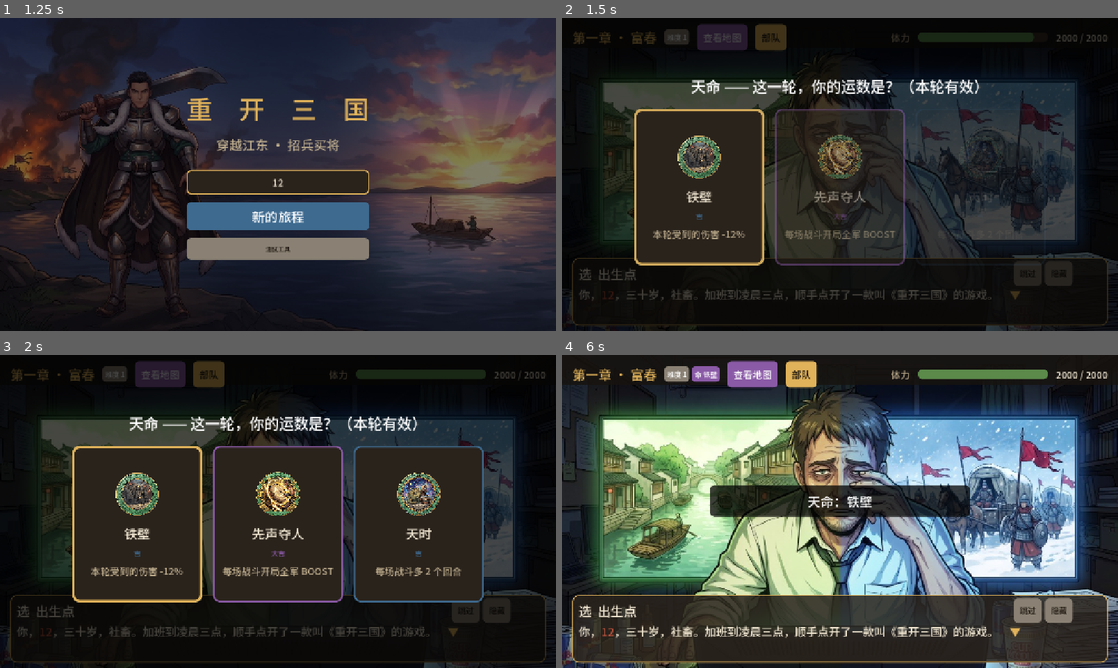
Above: before the commit, frames 1-4 (two rows, left to right).
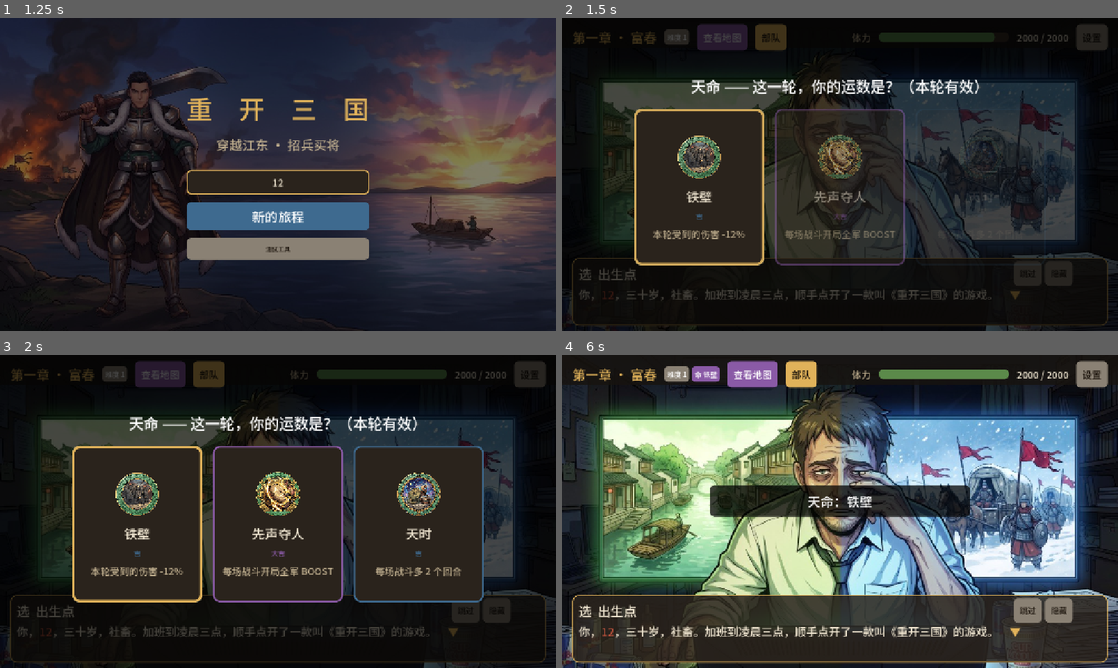
Above: after the commit, the same moments.

Repository: haotianwudev/sanguo-cards
Game: Godot game, scene res://scenes/main.tscn
Two runs of this game, one before a commit and one after it. Both use one fixed random seed, a clock stepped at 60 frames per second and the inputs below.
Inputs (mouse positions are in pixels of both pictures, inside the frame that each line leads up to):
- Up to frame 1 (1.25 s): click (278, 180) at 0.52 s; type "12" at 0.6 s
- Up to frame 2 (1.5 s): click "新的旅程" at 1.25 s
- Up to frame 3 (2 s): no input
- Up to frame 4 (6 s): click (1090, 373) at 2 s, where only the run after the commit has a clickable "设置"; click "查看地图" at 2.75 s; click "部队" at 3.5 s; click "跳过" at 4.25 s; click "隐藏" at 5 s; click (701, 524) at 5.77 s

Frame 1 is identical in both runs. In frame 2, 0.8% of the frame differs, in the area x 52-98%, y 2-11%; in frame 3, 0.7%; in frame 4, 1.0%, in the area x 52-99%, y 1-11%.

Commit message:
游戏内设置菜单：地图/战斗界面右上角「设置」——继续、查看卡牌、选项（全屏、战斗加速）、回到主页
Co-Authored-By: Claude Code <noreply@anthropic.com>
Claude-Session: https://claude.ai/code/session_01KHm8b4T1h3CjcdmfBKpVSV

Diff:
--- a/godot/scripts/game.gd
+++ b/godot/scripts/game.gd
@@ -6,10 +6,40 @@
 var root: Control  # the main scene; screens are its children
 var persist_enabled := true
 var battle_ctx: Dictionary = {}  # set while a quest battle is running
+var options := {"fullscreen": false, "fast": false}  # player options, kept in user://options.cfg (not in the save)
+const OPTIONS_PATH := "user://options.cfg"
 
 
 func _ready() -> void:
 	rng.randomize()
+	var cfg := ConfigFile.new()
+	if persist_enabled and cfg.load(OPTIONS_PATH) == OK:
+		for k in options:
+			options[k] = cfg.get_value("options", k, options[k])
+	if not OS.has_feature("mobile") and options["fullscreen"]:
+		DisplayServer.window_set_mode(DisplayServer.WINDOW_MODE_FULLSCREEN)
+
+
+func set_option(key: String, value: Variant) -> void:
+	options[key] = value
+	if key == "fullscreen":
+		DisplayServer.window_set_mode(DisplayServer.WINDOW_MODE_FULLSCREEN if value else DisplayServer.WINDOW_MODE_WINDOWED)
+	if persist_enabled:
+		var cfg := ConfigFile.new()
+		for k in options:
+			cfg.set_value("options", k, options[k])
+		cfg.save(OPTIONS_PATH)
+
+
+func battle_speed() -> float:
+	return 1.6 if options["fast"] else 1.0
+
+
+func go_home() -> void:
+	persist()
+	battle_ctx = {}
+	Engine.time_scale = 1.0
+	show_screen(TitleScreen.new())
 
 
 func persist() -> void:
--- a/godot/scripts/main.gd
+++ b/godot/scripts/main.gd
@@ -19,6 +19,13 @@
 			args[kv[0]] = kv[1] if kv.size() > 1 else ""
 	if args.has("demo"):
 		Game.demo(args["demo"])
+		if args.has("settings"):  # --settings[=cards|options|home]: open the pause menu (on that page) for a screenshot
+			await get_tree().process_frame
+			var screen: Node = get_child(get_child_count() - 1)
+			screen._open_settings()
+			var o: SettingsOverlay = screen.get_node("Settings")
+			if args["settings"] != "":
+				o.call("_" + {"cards": "cards", "options": "options", "home": "confirm_home"}[args["settings"]])
 	else:
 		Game.show_screen(TitleScreen.new())
 	if args.has("shot"):
--- a/godot/scripts/ui/battle_screen.gd
+++ b/godot/scripts/ui/battle_screen.gd
@@ -43,6 +43,7 @@
 	else:
 		b = Battle.start(scenario_id, save.party_leaders(), Game.rng.randi(), 0, {}, {}, ambush)
 	_build()
+	Engine.time_scale = Game.battle_speed()
 	_log_lines(["[b]【%s】[/b] %d 回合内击破 %s。" % [b.scenario["name"], b.turn_limit, b.enemy["data"]["name"]]])
 	if b.mods.has("affix"):
 		_log_lines(["[color=red]【词缀·%s】%s[/color]" % [b.mods["affix"]["name"], b.mods["affix"]["desc"]]])
@@ -57,6 +58,19 @@
 
 
 # ---- layout ------------------------------------------------------------------
+
+func _exit_tree() -> void:
+	Engine.time_scale = 1.0
+
+
+func _open_settings() -> void:
+	if get_node_or_null("Settings") != null:
+		return
+	var o := SettingsOverlay.new()
+	o.name = "Settings"
+	o.in_battle = true
+	add_child(o)
+
 
 func _build() -> void:
 	var e: Dictionary = b.enemy["data"]
@@ -266,6 +280,12 @@
 	var retreat := _retreat
 	retreat.pressed.connect(_on_retreat)
 	acts.add_child(retreat)
+	var menu_btn := Kit.button("设置", "gray", Kit.FONT_SMALL)
+	menu_btn.custom_minimum_size = Vector2(84, 40)
+	menu_btn.position = Vector2(1186, 8)
+	menu_btn.z_index = 5
+	menu_btn.pressed.connect(_open_settings)
+	add_child(menu_btn)
 
 
 func _refresh() -> void:
--- a/godot/scripts/ui/map_screen.gd
+++ b/godot/scripts/ui/map_screen.gd
@@ -78,6 +78,9 @@
 	_run_box.add_theme_constant_override("separation", 6)
 	top.add_child(_run_box)
 	top.move_child(_run_box, 1)
+	var menu_btn := Kit.button("设置", "gray")
+	menu_btn.pressed.connect(_open_settings)
+	top.add_child(menu_btn)
 
 	# map
 	_scroll = ScrollContainer.new()
@@ -942,6 +945,14 @@
 	_sheet.add_theme_stylebox_override("panel", Kit.box(bg, 14, 2, Kit.c("gold") if _cg_mode else Kit.c("border"), 14))
 
 
+func _open_settings() -> void:
+	if get_node_or_null("Settings") != null:
+		return
+	var o := SettingsOverlay.new()
+	o.name = "Settings"
+	add_child(o)
+
+
 func _open_party() -> void:
 	if get_node_or_null("Party") != null:
 		return
--- /dev/null
+++ b/godot/scripts/ui/settings_overlay.gd
@@ -0,0 +1,199 @@
+class_name SettingsOverlay
+extends Control
+## 设置: the pause menu on the map and in a battle — resume, browse the cards you have, options, back to the title.
+
+signal closed
+
+var in_battle := false
+var _box: VBoxContainer
+var _page: Control
+
+
+func _ready() -> void:
+	z_index = 70
+	size = Vector2(1280, 720)
+	mouse_filter = Control.MOUSE_FILTER_STOP
+	var dim := ColorRect.new()
+	dim.color = Color(0, 0, 0, 0.72)
+	dim.size = size
+	add_child(dim)
+	_menu()
+
+
+func _unhandled_input(e: InputEvent) -> void:
+	if e.is_action_pressed("ui_cancel"):
+		get_viewport().set_input_as_handled()
+		_close()
+
+
+func _close() -> void:
+	closed.emit()
+	queue_free()
+
+
+func _clear() -> void:
+	if _page != null:
+		_page.queue_free()
+		_page = null
+
+
+func _panel(width: float) -> VBoxContainer:
+	_clear()
+	var center := CenterContainer.new()
+	center.size = size
+	var panel := PanelContainer.new()
+	panel.add_theme_stylebox_override("panel", Kit.box(Kit.c("panel"), 16, 2, Kit.c("border"), 22))
+	center.add_child(panel)
+	var col := VBoxContainer.new()
+	col.add_theme_constant_override("separation", 14)
+	col.custom_minimum_size = Vector2(width, 0)
+	panel.add_child(col)
+	add_child(center)
+	_page = center
+	return col
+
+
+func _title(col: VBoxContainer, text: String) -> void:
+	var t := Kit.label(text, Kit.FONT_BIG, "gold")
+	t.horizontal_alignment = HORIZONTAL_ALIGNMENT_CENTER
+	col.add_child(t)
+
+
+func _menu() -> void:
+	var col := _panel(420)
+	_title(col, "设　置")
+	var resume := Kit.button("继续游戏", "green", Kit.FONT_BIG)
+	resume.pressed.connect(_close)
+	col.add_child(resume)
+	var cards := Kit.button("查看卡牌", "blue")
+	cards.pressed.connect(_cards)
+	col.add_child(cards)
+	var opts := Kit.button("选项", "blue")
+	opts.pressed.connect(_options)
+	col.add_child(opts)
+	var home := Kit.button("回到主页", "red")
+	home.pressed.connect(_confirm_home)
+	col.add_child(home)
+	Kit.focus(resume)
+
+
+func _options() -> void:
+	var col := _panel(520)
+	_title(col, "选　项")
+	if not OS.has_feature("mobile"):
+		var fs := CheckButton.new()
+		fs.text = "全屏"
+		fs.button_pressed = bool(Game.options["fullscreen"])
+		fs.add_theme_font_size_override("font_size", Kit.FONT_BODY)
+		fs.toggled.connect(func(on): Game.set_option("fullscreen", on))
+		col.add_child(fs)
+	var fast := CheckButton.new()
+	fast.text = "战斗加速（动画 ×1.6）"
+	fast.button_pressed = bool(Game.options["fast"])
+	fast.add_theme_font_size_override("font_size", Kit.FONT_BODY)
+	fast.toggled.connect(func(on):
+		Game.set_option("fast", on)
+		Engine.time_scale = Game.battle_speed() if in_battle else 1.0)
+	col.add_child(fast)
+	var back := Kit.button("返回", "gray")
+	back.pressed.connect(_menu)
+	col.add_child(back)
+
+
+func _confirm_home() -> void:
+	var col := _panel(520)
+	_title(col, "回到主页？")
+	var msg := "进度已自动保存，可在主页点「继续」接着玩。"
+	if in_battle:
+		msg += "\n这场战斗不会保存，继续后需要重新打。"
+	var l := Kit.label(msg, Kit.FONT_BODY, "muted")
+	l.autowrap_mode = TextServer.AUTOWRAP_WORD_SMART
+	l.horizontal_alignment = HORIZONTAL_ALIGNMENT_CENTER
+	col.add_child(l)
+	var ok := Kit.button("回到主页", "red")
+	ok.pressed.connect(func():
+		queue_free()
+		Game.go_home())
+	col.add_child(ok)
+	var no := Kit.button("取消", "gray")
+	no.pressed.connect(_menu)
+	col.add_child(no)
+
+
+# ---- card browser (read-only) ---------------------------------------------------
+
+func _cards() -> void:
+	_clear()
+	var db := GameData.get_db()
+	var save := Game.save
+	var generals: Array = ["lord"]
+	for cid in save.owned + save.seen:
+		if db.cards.has(cid) and not generals.has(cid) and not db.cards[cid]["soldier"]:
+			generals.append(cid)
+	var soldiers: Array = save.soldiers.keys().filter(func(c): return db.cards.has(c) and save.has_card(c))
+	var wrap := Control.new()
+	wrap.size = size
+	add_child(wrap)
+	_page = wrap
+	var bg := ColorRect.new()
+	bg.color = Kit.c("bg")
+	bg.size = size
+	wrap.add_child(bg)
+	var title := Kit.label("查看卡牌（灰色 = 曾拥有，现不在手）", Kit.FONT_BIG, "gold")
+	title.position = Vector2(28, 14)
+	wrap.add_child(title)
+	var back := Kit.button("返回", "gray")
+	back.position = Vector2(1130, 10)
+	back.custom_minimum_size = Vector2(130, 48)
+	back.pressed.connect(_menu)
+	wrap.add_child(back)
+	var scroll := ScrollContainer.new()
+	scroll.position = Vector2(28, 122)
+	scroll.size = Vector2(1224, 580)
+	scroll.horizontal_scroll_mode = ScrollContainer.SCROLL_MODE_DISABLED
+	wrap.add_child(scroll)
+	var tabs := HBoxContainer.new()
+	tabs.position = Vector2(28, 70)
+	tabs.add_theme_constant_override("separation", 10)
+	wrap.add_child(tabs)
+	var show := func(ids: Array) -> void:
+		for ch in scroll.get_children():
+			ch.queue_free()
+		var grid := GridContainer.new()
+		grid.columns = 8
+		grid.add_theme_constant_override("h_separation", 10)
+		grid.add_theme_constant_override("v_separation", 10)
+		for cid in ids:
+			var v := CardView.make(cid, Vector2(140, 196), {"skills": false})
+			if not save.has_card(cid) and cid != "lord":
+				v.modulate = Color(1, 1, 1, 0.45)
+			v.pressed.connect(_preview.bind(cid))
+			grid.add_child(v)
+		scroll.add_child(grid)
+	for t in [["武将（%d）" % generals.size(), generals], ["兵卡（%d）" % soldiers.size(), soldiers]]:
+		var b := Kit.button(t[0], "blue", Kit.FONT_BODY)
+		b.custom_minimum_size = Vector2(0, 46)
+		b.pressed.connect(show.bind(t[1]))
+		tabs.add_child(b)
+	show.call(generals)
+
+
+func _preview(cid: String) -> void:
+	var overlay := Control.new()
+	overlay.z_index = 10
+	overlay.size = size
+	var opened := Time.get_ticks_msec()
+	var dim := Button.new()  # a fresh touch-down closes it (the lift of the tap that opened it must not)
+	dim.size = size
+	dim.focus_mode = Control.FOCUS_NONE
+	for st in ["normal", "hover", "pressed", "focus"]:
+		dim.add_theme_stylebox_override(st, Kit.box(Color(0, 0, 0, 0.82), 0, 0, Color.TRANSPARENT, 0))
+	dim.button_down.connect(func():
+		if Time.get_ticks_msec() - opened > 350:
+			overlay.queue_free())
+	overlay.add_child(dim)
+	var v := CardView.make(cid, Vector2(320, 448), {"skills": true})
+	v.position = Vector2(480, 120)
+	v.mouse_filter = Control.MOUSE_FILTER_IGNORE
+	overlay.add_child(v)
+	add_child(overlay)
Not shown, added: godot/scripts/ui/settings_overlay.gd.uid
